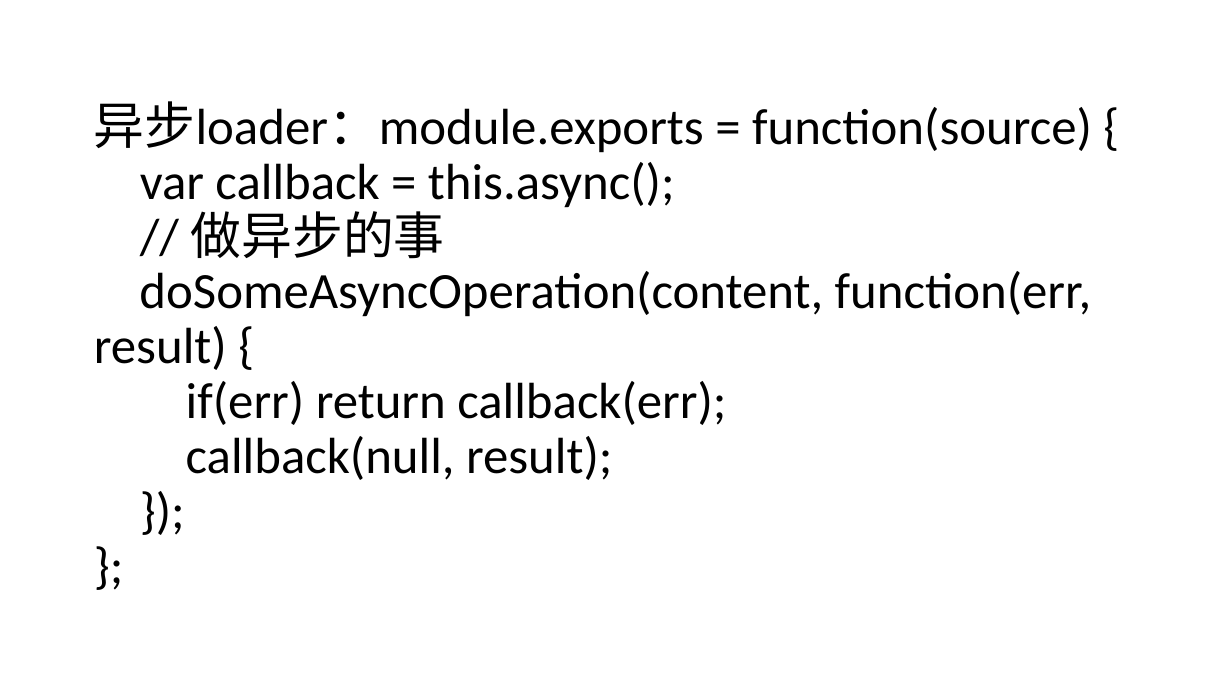
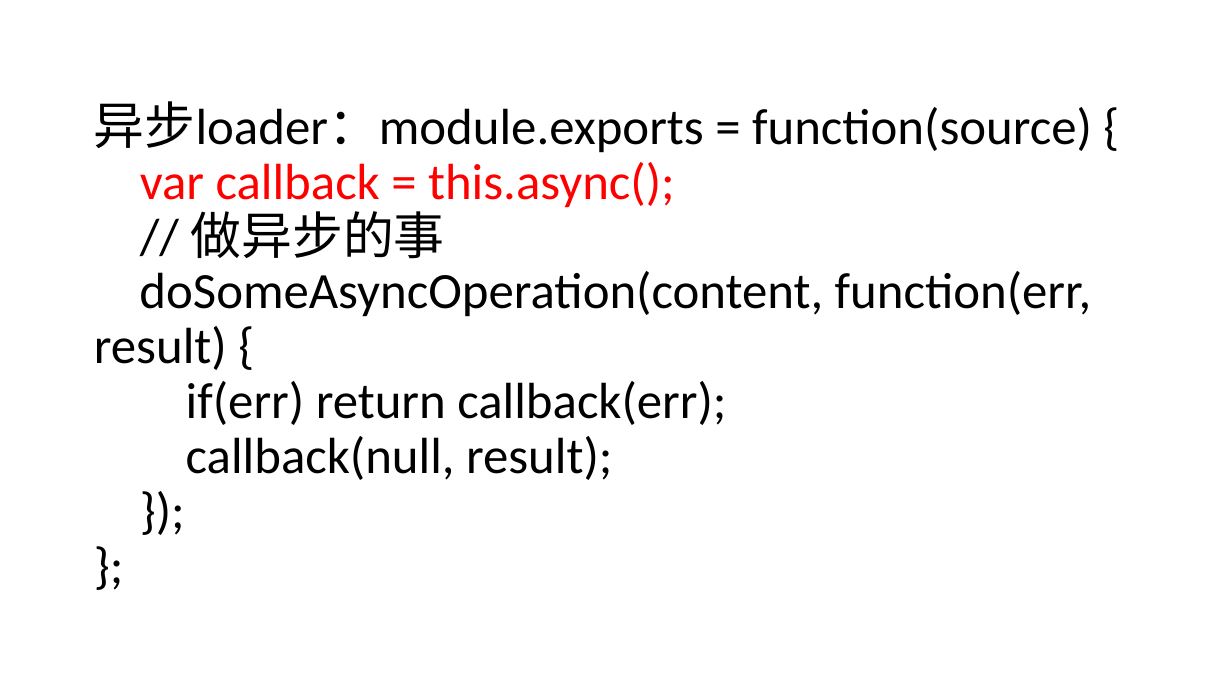
Before and after one commit to tfish-oh/webpack-share, a slide deck: slide 7 of webpack进阶.pptx. Drawn at 1232x693 pixels with LibreOffice and Linux fonts; fonts in the diff are those of the drawing. Boxes give left, top, right and bottom in pixels: in the first picture for what was removed or moved away, otherwise in the second. Text is boxed around its words. In the diff, an @@ line names an element or a change of style, - is before the commit and + after.

```diff
--- a/webpack进阶.pptx
+++ b/webpack进阶.pptx
@@ title "异步loader：module.exports = function(source) { var ..." at box(94, 101, 1092, 480): text colour #000000 to #FF0000 in "var callback = this.async();" @@
```
Also in this commit, not shown: 1 other slide changed, 10 slides added, 1 slide removed, 11 other files.
